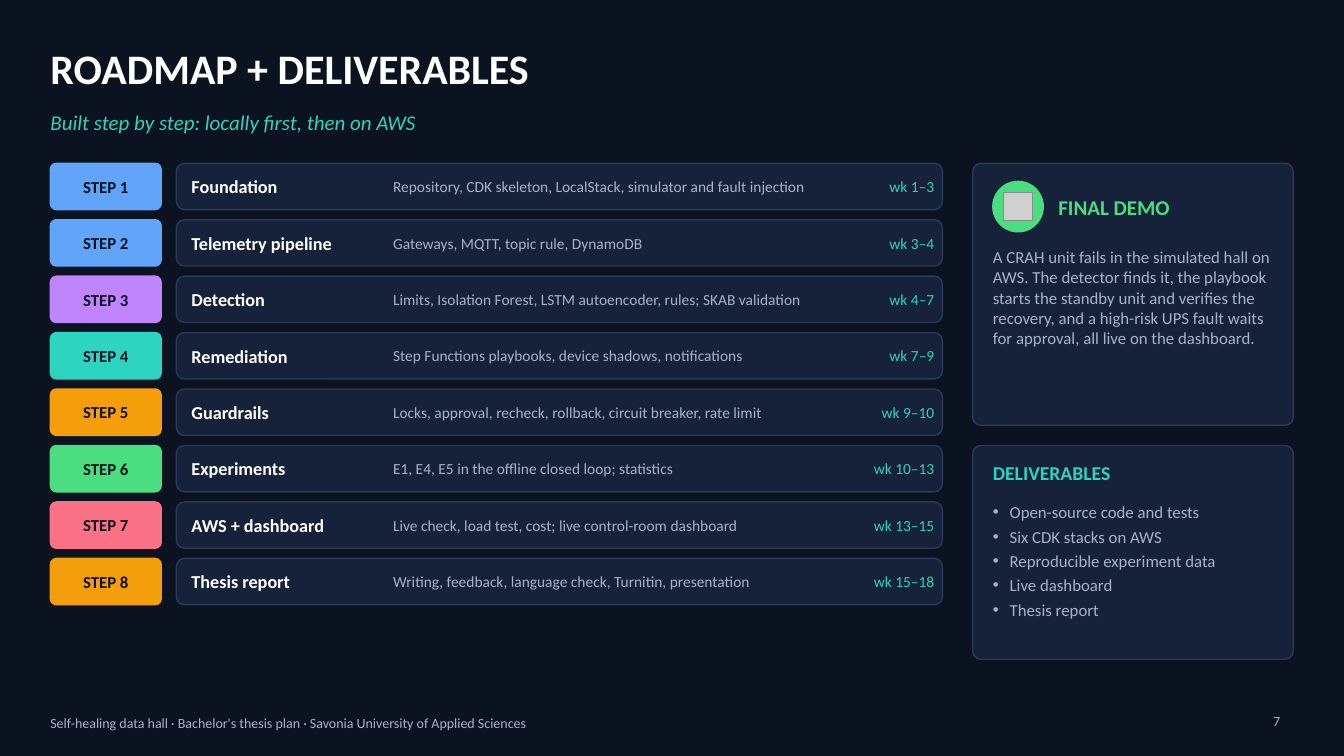
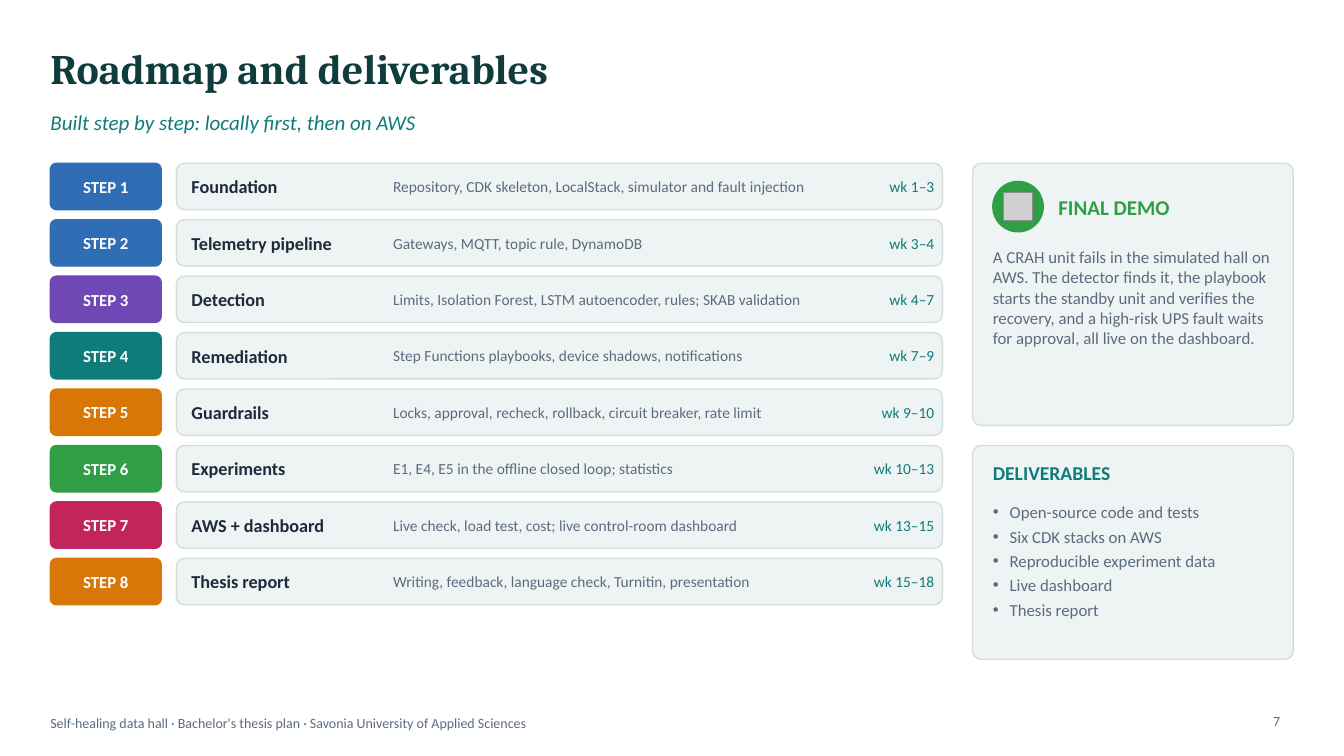
Before and after one commit to mazharulmd/iot-thesis, a slide deck: slide 7 of thesis/plan/project-plan.pptx. Drawn at 1344x756 pixels with LibreOffice and Linux fonts; fonts in the diff are those of the drawing; grey boxes stand for pictures. Boxes give left, top, right and bottom in pixels: in the first picture for what was removed or moved away, otherwise in the second. Text is boxed around its words. In the diff, an @@ line names an element or a change of style, - is before the commit and + after.

```diff
--- a/thesis/plan/project-plan.pptx
+++ b/thesis/plan/project-plan.pptx
@@ background #0B1220 to #FFFFFF @@
@@ title at bbox=[50, 55, 548, 93]: text changed; font Calibri to Cambria; text colour #FFFFFF to #0F3D3E @@
-ROADMAP + DELIVERABLES
+Roadmap and deliverables
@@ rounded rectangle at bbox=[50, 163, 161, 210]: fill #60A5FA to #2F6DB5; outline #60A5FA 1 pt to #2F6DB5 1 pt @@
@@ ellipse at bbox=[993, 181, 1044, 232]: fill #4ADE80 to #2F9E44; outline #4ADE80 1 pt to #2F9E44 1 pt @@
@@ text "FINAL DEMO" at bbox=[1058, 201, 1170, 215]: text colour #4ADE80 to #2F9E44 @@
@@ rounded rectangle at bbox=[50, 220, 161, 266]: fill #60A5FA to #2F6DB5; outline #60A5FA 1 pt to #2F6DB5 1 pt @@
@@ rounded rectangle at bbox=[50, 276, 161, 323]: fill #C084FC to #7048B6; outline #C084FC 1 pt to #7048B6 1 pt @@
@@ rounded rectangle at bbox=[50, 333, 161, 379]: fill #2DD4BF to #0E7C7B; outline #2DD4BF 1 pt to #0E7C7B 1 pt @@
@@ rounded rectangle at bbox=[50, 389, 161, 436]: fill #F59E0B to #D97706; outline #F59E0B 1 pt to #D97706 1 pt @@
@@ rounded rectangle at bbox=[50, 446, 161, 492]: fill #4ADE80 to #2F9E44; outline #4ADE80 1 pt to #2F9E44 1 pt @@
@@ fill #16213A to #EEF4F3; outline #2A3A5C 1 pt to #D3DEDC 1 pt in 10 elements at bbox=[176, 163, 943, 210], bbox=[176, 220, 943, 266], bbox=[176, 276, 943, 323], bbox=[176, 333, 943, 379], bbox=[176, 389, 943, 436], bbox=[176, 446, 943, 492], bbox=[176, 502, 943, 548], bbox=[176, 559, 943, 605], bbox=[973, 163, 1294, 425], bbox=[973, 446, 1294, 659] @@
@@ text colour #2DD4BF to #0E7C7B in 10 elements at bbox=[50, 115, 415, 134], bbox=[889, 181, 934, 192], bbox=[889, 238, 934, 249], bbox=[889, 294, 934, 305], bbox=[889, 350, 934, 361], bbox=[882, 407, 934, 418], bbox=[874, 463, 934, 474], bbox=[874, 520, 934, 531], bbox=[874, 576, 934, 587], bbox=[993, 467, 1110, 480] @@
@@ rounded rectangle at bbox=[50, 502, 161, 548]: fill #FB7185 to #C2255C; outline #FB7185 1 pt to #C2255C 1 pt @@
@@ text colour #0B1220 to #FFFFFF in 8 elements at bbox=[83, 182, 128, 193], bbox=[83, 238, 128, 249], bbox=[83, 295, 128, 306], bbox=[83, 351, 128, 362], bbox=[83, 407, 128, 418], bbox=[83, 463, 128, 475], bbox=[83, 520, 128, 531], bbox=[83, 576, 128, 588] @@
@@ rounded rectangle at bbox=[50, 559, 161, 605]: fill #F59E0B to #D97706; outline #F59E0B 1 pt to #D97706 1 pt @@
@@ text colour #FFFFFF to #1E293B in 8 elements at bbox=[191, 180, 277, 193], bbox=[191, 237, 332, 253], bbox=[191, 293, 264, 306], bbox=[191, 350, 287, 363], bbox=[191, 406, 268, 419], bbox=[191, 462, 285, 478], bbox=[191, 519, 324, 532], bbox=[191, 575, 290, 591] @@
@@ text colour #A7B4C8 to #5B6B7F in 12 elements at bbox=[393, 181, 804, 195], bbox=[393, 238, 642, 252], bbox=[393, 294, 800, 307], bbox=[393, 350, 743, 364], bbox=[393, 407, 761, 421], bbox=[393, 463, 673, 477], bbox=[393, 520, 738, 533], bbox=[393, 576, 750, 590], bbox=[993, 251, 1270, 347], bbox=[1010, 506, 1215, 619], bbox=[1273, 717, 1280, 726], bbox=[50, 718, 526, 731] @@
```
Also in this commit, not shown: 6 other slides changed, 1 other file.
